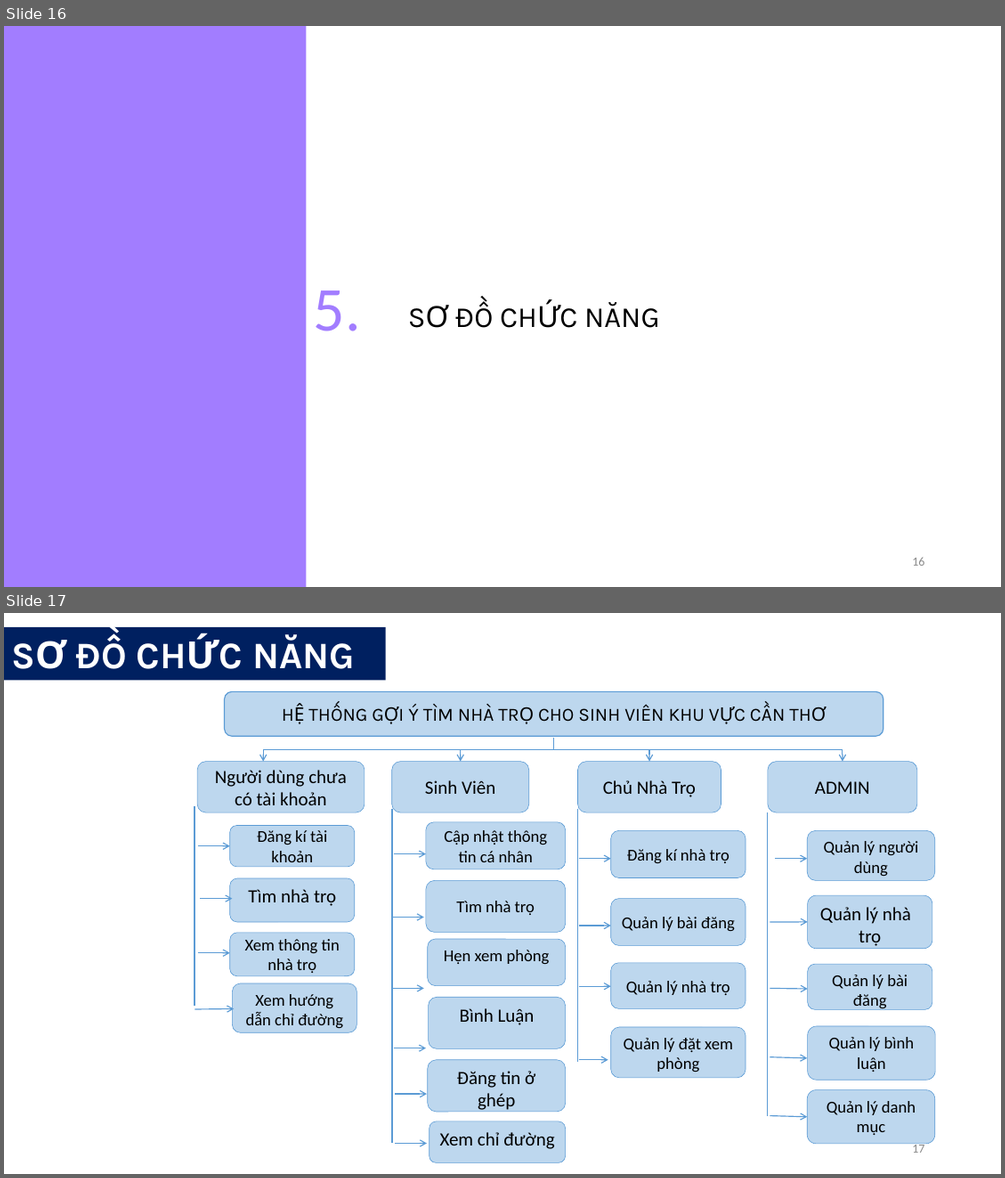
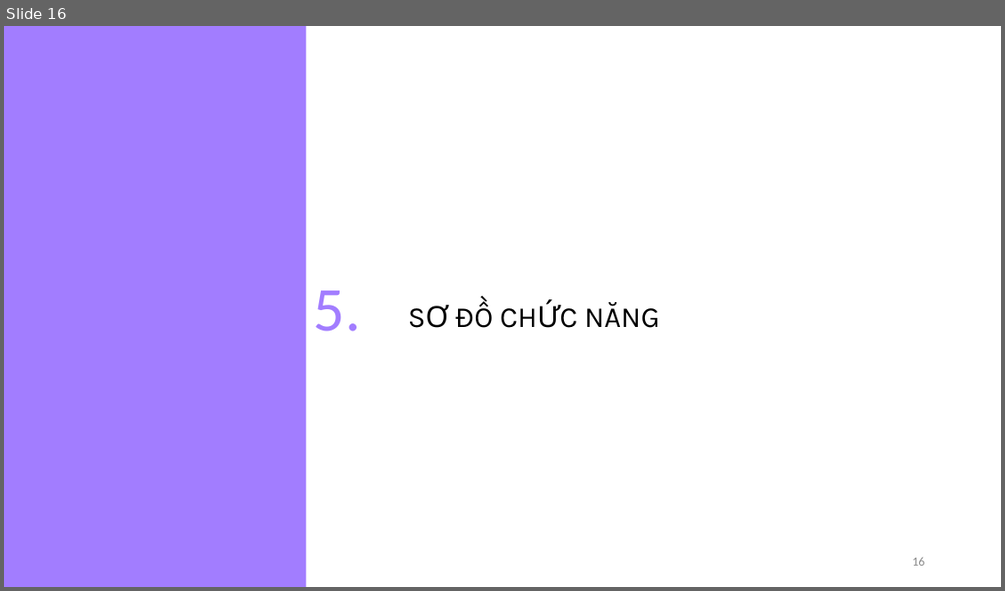
Before and after one commit to minhynguyen/luanvan, a slide deck: LVTN.pptx. Shown one above the other, each under a label of ours: slides 16 and 17 before the commit, slide 16 after it. The pictures are 1005x1178 and 1005x591 pixels, drawn with LibreOffice and Linux fonts; fonts in the diff are those of the drawing. Boxes give left, top, right and bottom in pixels: in the first picture for what was removed or moved away, otherwise in the second. Text is boxed around its words. In the diff, an @@ line names an element or a change of style, - is before the commit and + after.

```diff
--- a/LVTN.pptx
+++ b/LVTN.pptx
@@ slide 17 removed at (4,613,1001,1174), background #FFFFFF @@
@@ rectangle removed at (4,627,386,681) @@
-SƠ ĐỒ CHỨC NĂNG
@@ group removed at (194,691,936,1163): 24 rounded rectangles, 23 arrows, 6 lines @@
-HỆ THỐNG GỢI Ý TÌM NHÀ TRỌ CHO SINH VIÊN KHU VỰC CẦN THƠ
-Người dùng chưa có tài khoản
-Sinh Viên
-Chủ Nhà Trọ
-ADMIN
-Đăng kí tài khoản
-Xem thông tin nhà trọ
-Xem hướng dẫn chỉ đường
-Tìm nhà trọ
-Cập nhật thông tin cá nhân
-Đăng kí nhà trọ
-Quản lý người dùng
-Tìm nhà trọ
-Hẹn xem phòng
-Bình Luận
-Quản lý bài đăng
-Quản lý nhà trọ
-Quản lý đặt xem phòng
-Quản lý nhà trọ
-Quản lý bài đăng
-Quản lý bình luận
-Đăng tin ở ghép
-Xem chỉ đường
-Quản lý danh mục
@@ page number removed at (912,1142,924,1152) @@
-17
```
Also in this commit, not shown: 5 slides changed.
